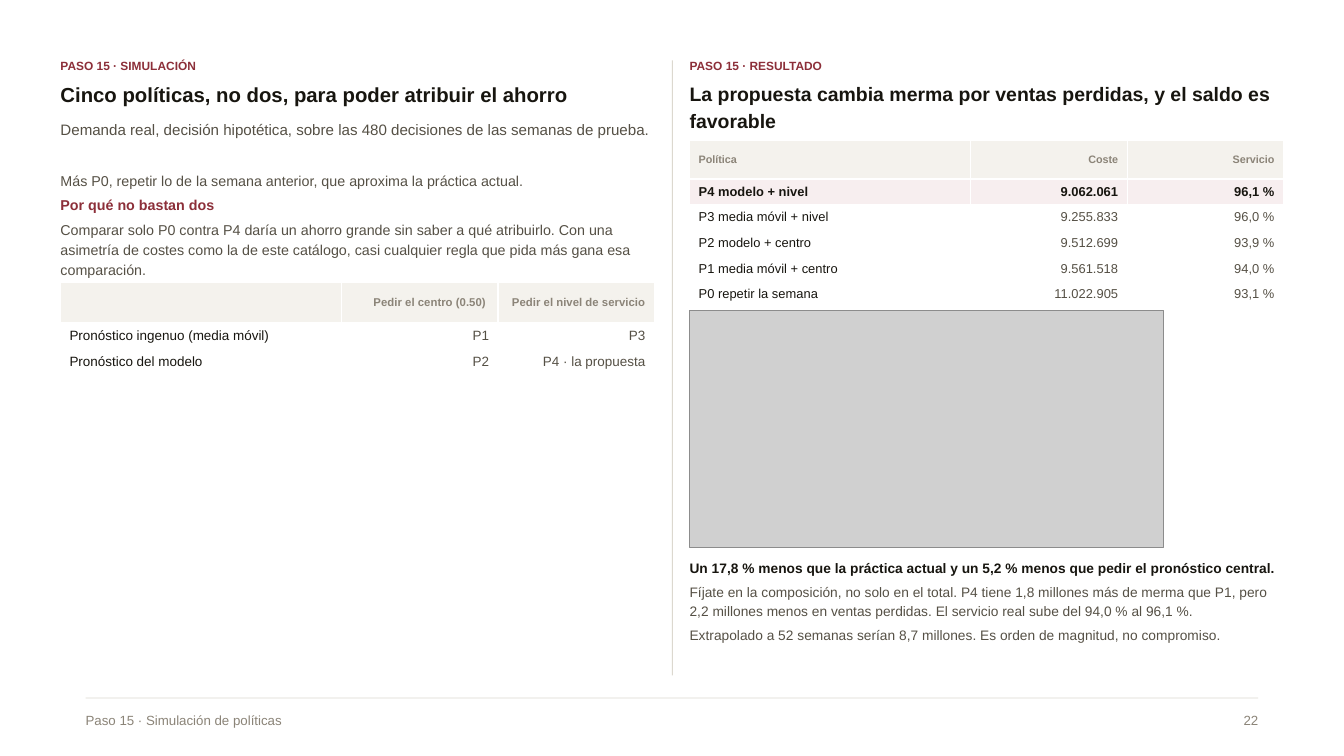
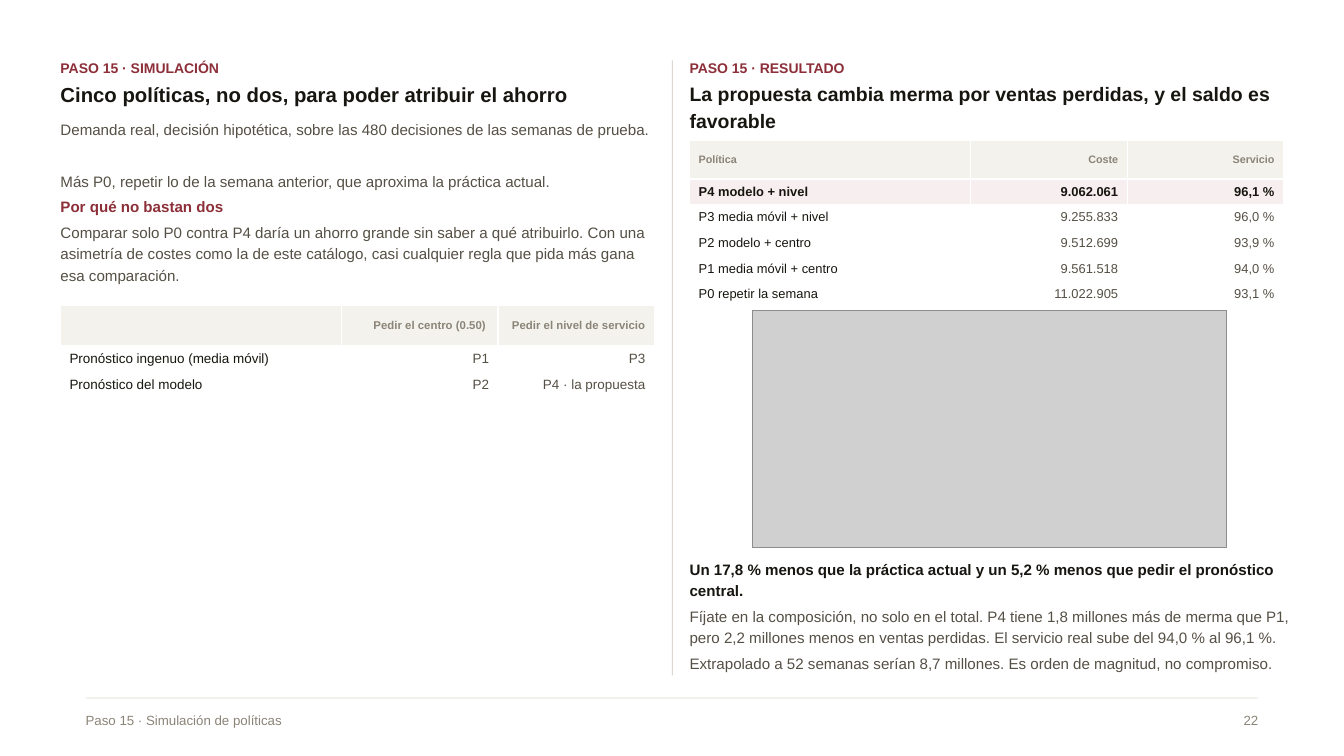
Before and after one commit to Danilo22m/Prueba_Tostao, a slide deck: slide 21 of Presentacion_Caso_A_compacta.pptx (slide 22 before the commit). Drawn at 1344x756 pixels with LibreOffice and Linux fonts; fonts in the diff are those of the drawing; grey boxes stand for pictures. Boxes give left, top, right and bottom in pixels: in the first picture for what was removed or moved away, otherwise in the second. Text is boxed around its words. In the diff, an @@ line names an element or a change of style, - is before the commit and + after.

```diff
--- a/Presentacion_Caso_A_compacta.pptx
+++ b/Presentacion_Caso_A_compacta.pptx
@@ text "PASO 15 · SIMULACIÓN" at (x1=60, y1=61, x2=219, y2=73): size 8.5 to 10 pt @@
@@ text "PASO 15 · RESULTADO" at (x1=690, y1=63, x2=845, y2=73): size 8.5 to 10 pt @@
@@ text "Más P0, repetir lo de ..." at (x1=60, y1=176, x2=645, y2=284): size 10.2 to 10.8 pt @@
@@ table moved from (x1=60, y1=282, x2=654, y2=375) to (x1=60, y1=306, x2=654, y2=398) @@
@@ picture moved from (x1=690, y1=311, x2=1164, y2=547) to (x1=753, y1=311, x2=1227, y2=547) @@
@@ text "Un 17,8 % menos que ..." at (x1=690, y1=564, x2=1289, y2=672): size 9.8 to 10.8 pt @@
```
Also in this commit, not shown: 21 other slides changed, 2 slides removed, 1 other file.
